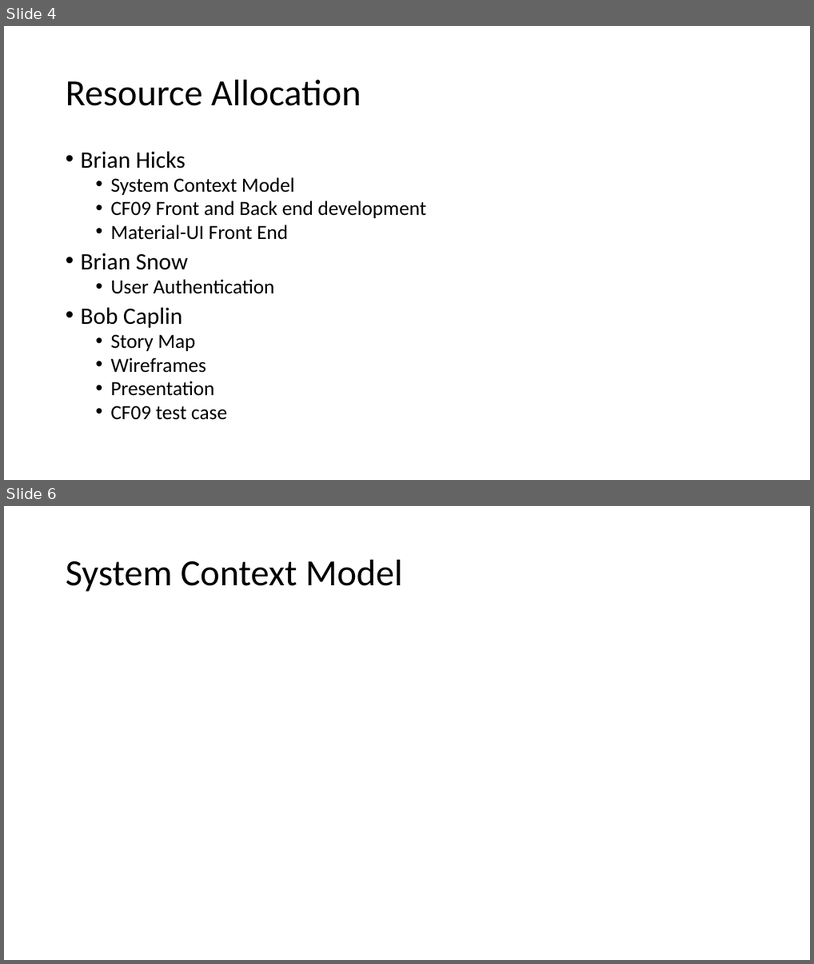
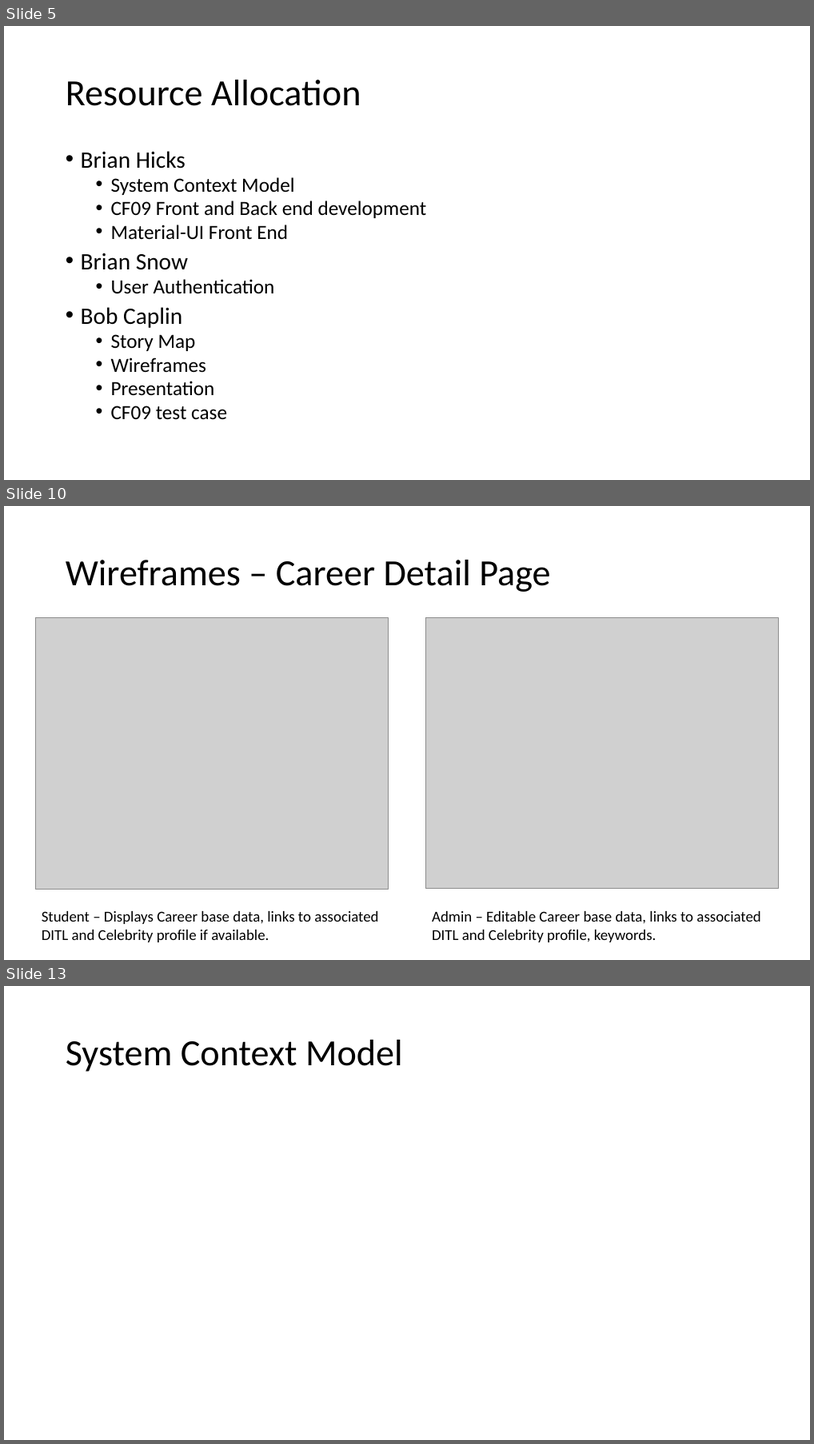
Before and after one commit to audiblePi/career-finder, a slide deck: docs/sprint1Presentation.pptx. Shown one above the other, each under a label of ours: slides 4 and 6 before the commit, slides 5, 10 and 13 after it; the slides between them are not shown. The pictures are 814x964 and 814x1444 pixels, drawn with LibreOffice and Linux fonts; fonts in the diff are those of the drawing; grey boxes stand for pictures. Boxes give left, top, right and bottom in pixels: in the first picture for what was removed or moved away, otherwise in the second. Text is boxed around its words. In the diff, an @@ line names an element or a change of style, - is before the commit and + after.

Commit message:
Added preview Wireframes... these should be replaced with final versions.

```diff
--- a/docs/sprint1Presentation.pptx
+++ b/docs/sprint1Presentation.pptx
@@ slide 10 added at <box>4,506,810,960</box>, background #FFFFFF @@
@@ title added at <box>66,560,550,592</box>, 44 pt, text #000000 @@
+Wireframes – Career Detail Page
@@ picture added at <box>35,618,388,889</box> @@
@@ picture added at <box>426,618,779,888</box> @@
@@ text added at <box>42,911,378,942</box>, 18 pt, text #000000 @@
+Student – Displays Career base data, links to associated DITL and Celebrity profile if available.
@@ text added at <box>432,911,761,942</box>, 18 pt, text #000000 @@
+Admin – Editable Career base data, links to associated DITL and Celebrity profile, keywords.
@@ what was slide 4 is now slide 5 @@
@@ what was slide 6 is now slide 13 @@
```
Also in this commit, not shown: 4 slides changed, 6 other slides added.
